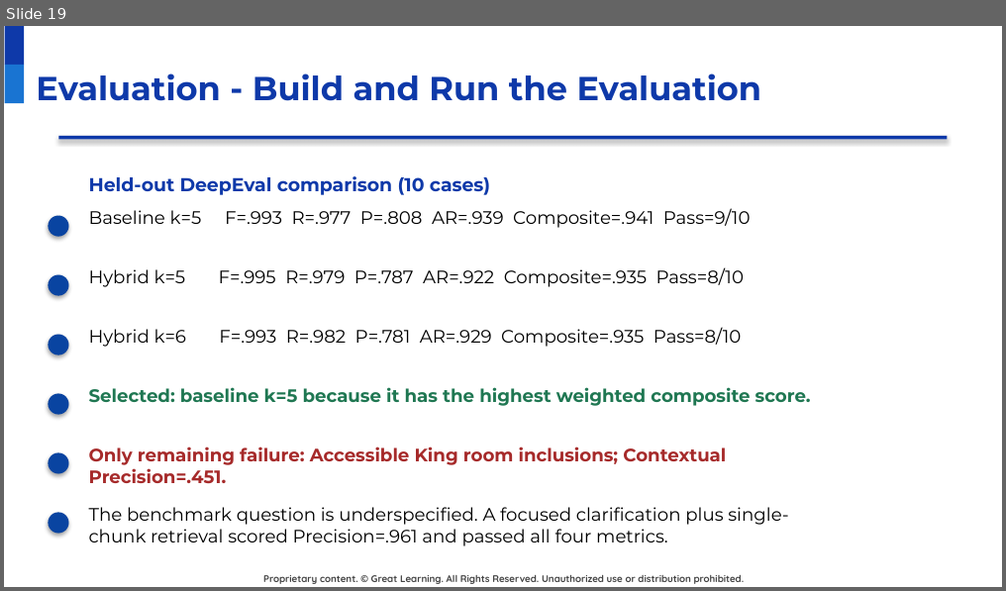
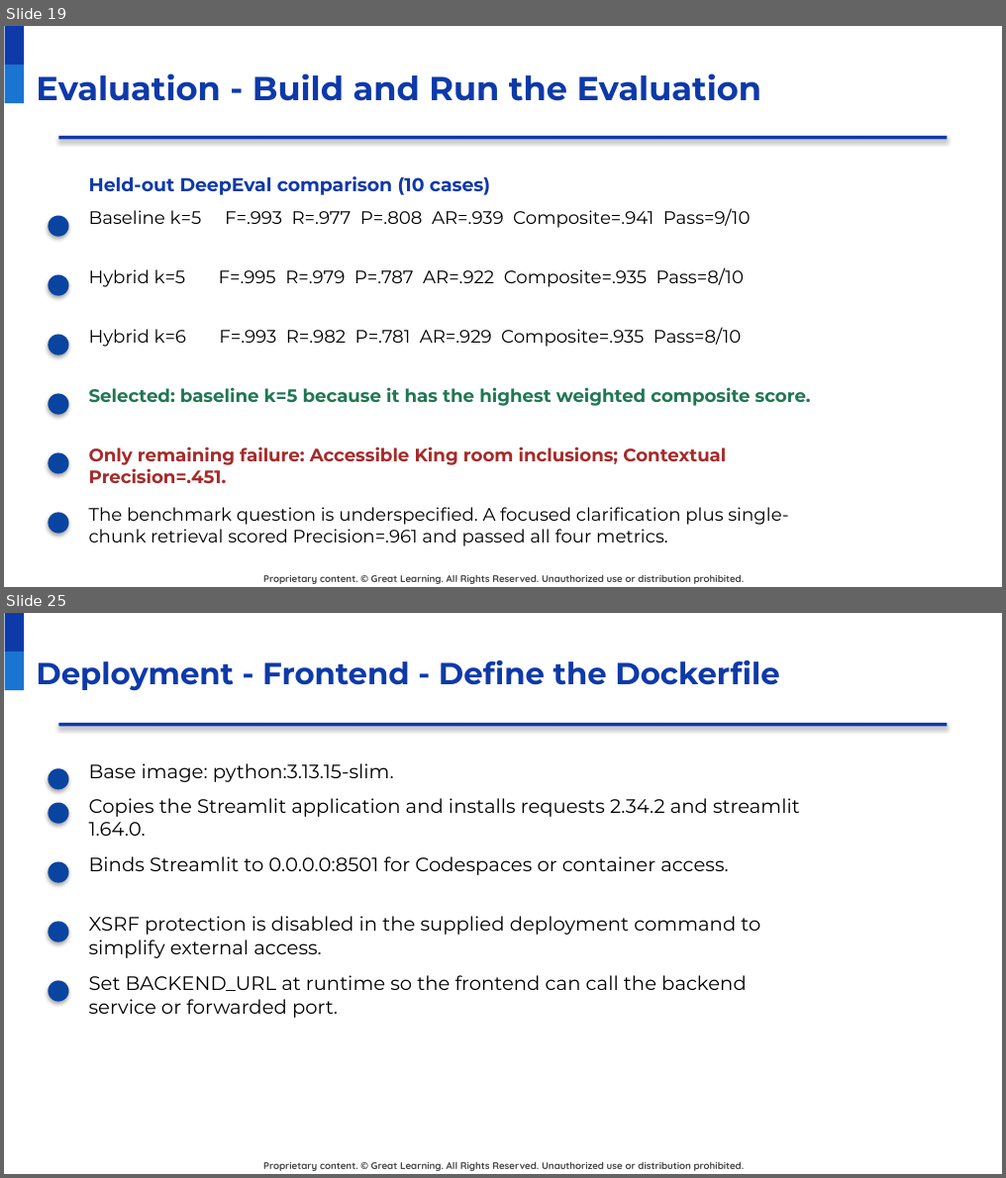
Before and after one commit to raovutukoor1/aurora-stay-qna, a slide deck: presentations/Aurora_Stays_RAG_Project_Presentation_Template_Style.pptx. Shown one above the other, each under a label of ours: slide 19 before the commit, slides 19 and 25 after it; the slides between them are not shown. The pictures are 1006x591 and 1006x1178 pixels, drawn with LibreOffice and Linux fonts; fonts in the diff are those of the drawing; background and template pictures are left out. Boxes give left, top, right and bottom in pixels: in the first picture for what was removed or moved away, otherwise in the second. Text is boxed around its words. In the diff, an @@ line names an element or a change of style, - is before the commit and + after.

Commit message:
Add deployment and inference slides to presentation

```diff
--- a/presentations/Aurora_Stays_RAG_Project_Presentation_Template_Style.pptx
+++ b/presentations/Aurora_Stays_RAG_Project_Presentation_Template_Style.pptx
@@ slide 25 added at [4,613,1002,1174], background #FFFFFF; not listed: 3 template elements that a slide beside it also shows @@
@@ title added at [36,660,779,691], 22 pt, text #0E39A9, bold @@
+Deployment - Frontend - Define the Dockerfile
@@ rectangle added at [58,723,947,727], fill #0E39A9 @@
@@ ellipse added at [48,768,69,789], fill #0944A1 @@
@@ text added at [89,763,394,782], 14 pt, text #000000 @@
+Base image: python:3.13.15-slim.
@@ ellipse added at [48,803,69,824], fill #0944A1 @@
@@ text added at [89,798,800,836], 14 pt, text #000000 @@
+Copies the Streamlit application and installs requests 2.34.2 and streamlit 1.64.0.
@@ ellipse added at [48,862,69,883], fill #0944A1 @@
@@ text added at [89,857,729,875], 14 pt, text #000000 @@
+Binds Streamlit to 0.0.0.0:8501 for Codespaces or container access.
@@ ellipse added at [48,921,69,943], fill #0944A1 @@
@@ text added at [89,916,760,959], 14 pt, text #000000 @@
+XSRF protection is disabled in the supplied deployment command to simplify external access.
@@ ellipse added at [48,981,69,1002], fill #0944A1 @@
@@ text added at [89,975,746,1018], 14 pt, text #000000 @@
+Set BACKEND_URL at runtime so the frontend can call the backend service or forwarded port.
```
Also in this commit, not shown: 2 slides changed, 11 other slides added, 2 other files.
